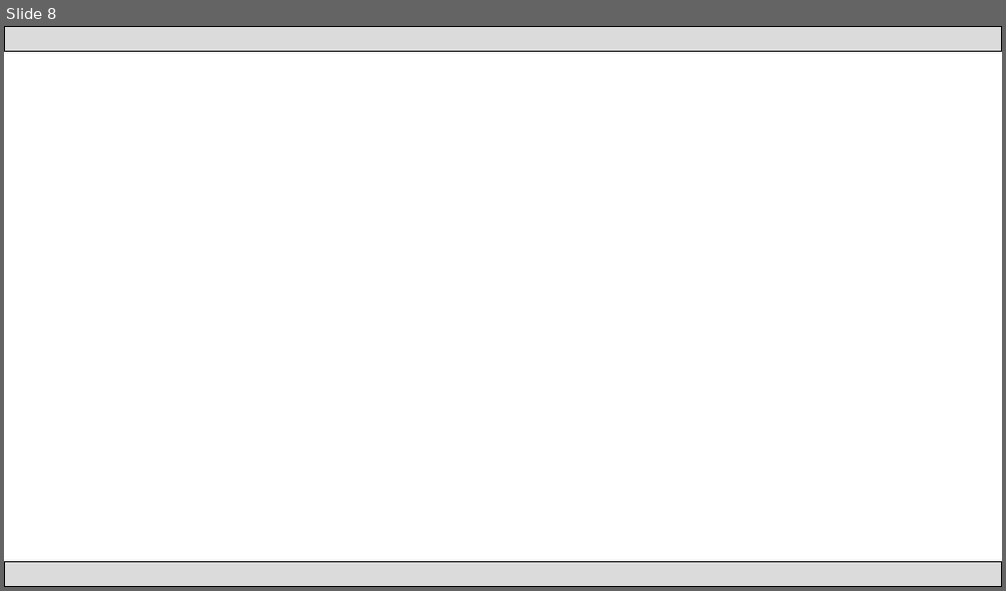
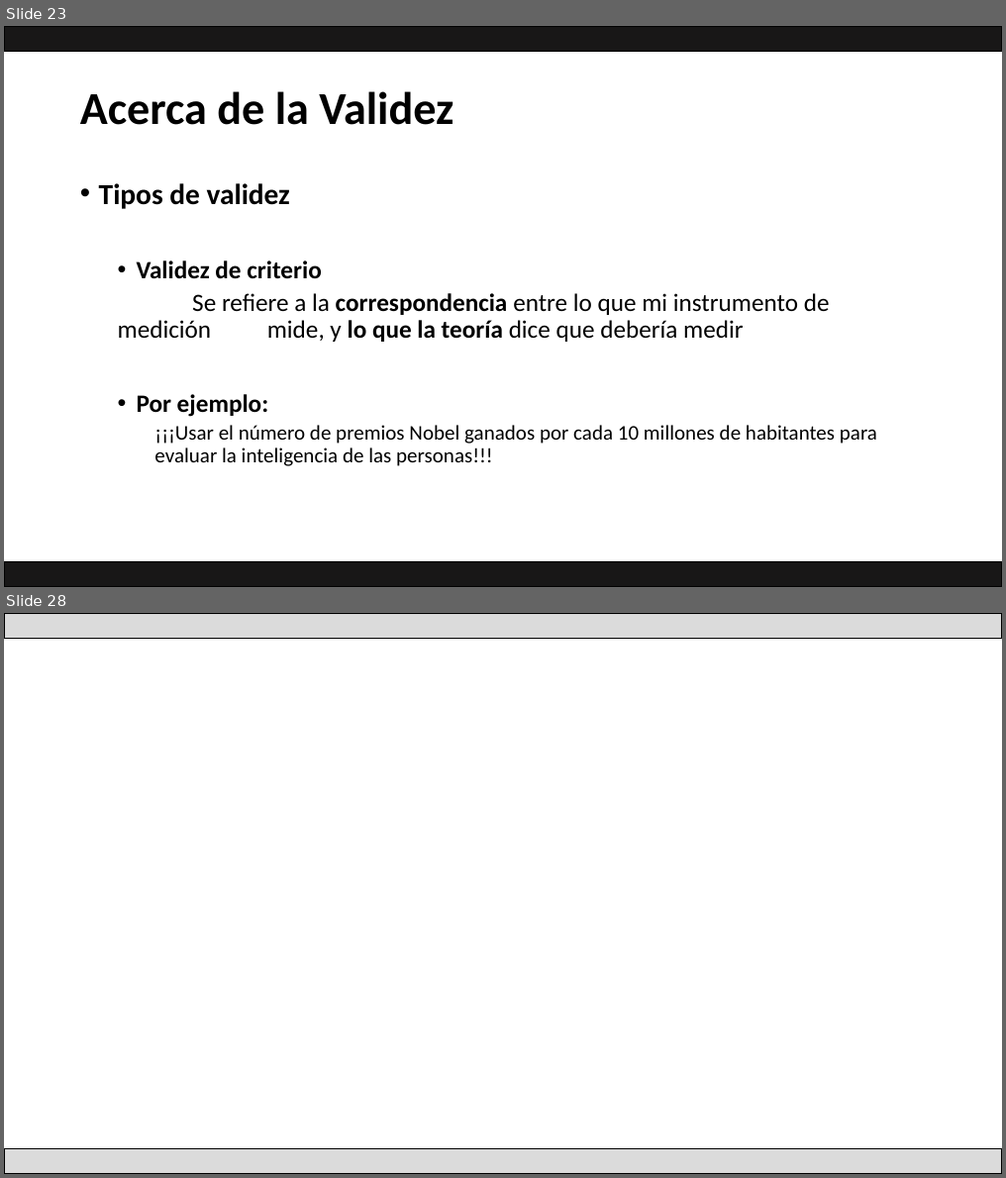
Before and after one commit to Adrifelcha/afchavez-019, a slide deck: JeanPiaget/Presentaciones/04_RecolecciónyAnálisisDatos.pptx. Shown one above the other, each under a label of ours: slide 8 before the commit, slides 23 and 28 after it; the slides between them are not shown. The pictures are 1006x591 and 1006x1178 pixels, drawn with LibreOffice and Linux fonts; fonts in the diff are those of the drawing. Boxes give left, top, right and bottom in pixels: in the first picture for what was removed or moved away, otherwise in the second. Text is boxed around its words. In the diff, an @@ line names an element or a change of style, - is before the commit and + after.

```diff
--- a/JeanPiaget/Presentaciones/04_RecolecciónyAnálisisDatos.pptx
+++ b/JeanPiaget/Presentaciones/04_RecolecciónyAnálisisDatos.pptx
@@ slide 23 added at (4,26,1002,587), background #FFFFFF @@
@@ rectangle added at (4,26,1002,51), fill #181717, outline #000000 1 pt @@
@@ title added at (80,91,453,125), 44 pt, text #000000, bold @@
+Acerca de la Validez
@@ text added at (99,183,877,467), 24 pt, text #000000 @@
+• Tipos de validez
+  • Validez de criterio
+  Se refiere a la correspondencia entre lo que mi instrumento de medición mide, y lo que la teoría dice que debería medir
+  • Por ejemplo:
+    ¡¡¡Usar el número de premios Nobel ganados por cada 10 millones de habitantes para evaluar la inteligencia de las personas!!!
@@ rectangle added at (4,563,1002,587), fill #181717, outline #000000 1 pt @@
@@ what was slide 8 is now slide 28 @@
```
Also in this commit, not shown: 1 slide changed, 19 other slides added, 11 other files.
